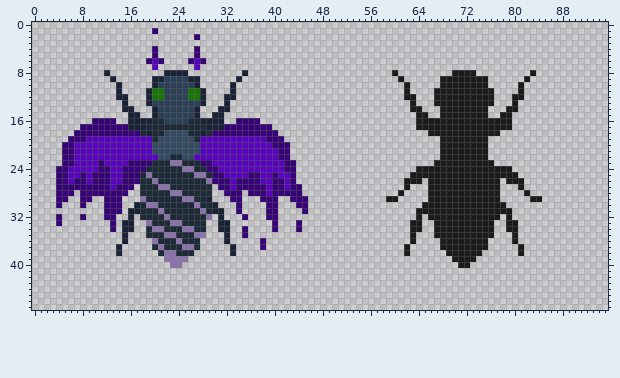
Sprite sheet, stored at sprites/bees/void_bee_hd.png. Above, as it was before the edit.
The file is 96x48 pixels.
Once edited:
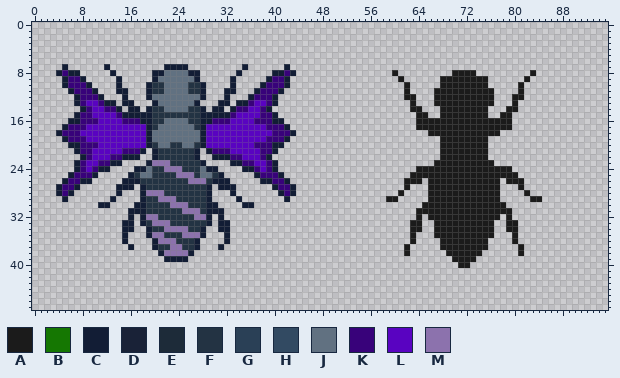
Palette (. is transparent): A #1b1b1b  B #157702  C #121d35  D #192237  E #1d2b39  F #233343  G #2a4056  H #324a62  J #617181  K #38027a  L #5903c1  M #8c72ad
What changed:
Changed rows in their new state; - is an unchanged pixel.
first column x 4:
 1 ----------------.-------------------------
 2 -----------------------.------------------
 4 ----------------.------.------------------
 5 ----------------.------.------------------
 6 ---------------...----...-----------------
 7 -C------C-------.-CCCC-.-------C------C---
 8 CKCC----.C------CCJJJJCC------C.----CCKC--
 9 -CKKC----.C-----CJJJJJJC-----C.----CKKC---
10 -CKKKC----C----CFFJJJJFFC----C----CKKKC---
11 --CKKKC---CC---CFFJJJJFFC---CC---CKKKC----
12 ---CKKKC--.C---CJJJJJJJJC---C.--CKKKC-----
13 ---CKLLKCC-CC--.CJJJJJJC.--CC-CCKLLKC-----
14 ----CKLLKKC.CC-CFFJJJJFFC-CC.CKKLLKC------
15 ---CKKLLLLKCCCCCFFFFFFFFCCCCCKLLLLKKC-----
16 --CCKK-LLLLKKKCCFFJJJJFFCCKKKLLLL-KKCC----
17 -CKK-LLLLLLLLLLCFJJJJJJFCLLLLLLLLLL-KKC---
18 CKK-LLLLLLLLLLLCJJJJJJJJCLLLLLLLLLLL-KKC--
19 -C-------------CJJJJJJJJC-------------C---
20 -.CCKKK--------CFJJFFJJFC--------KKKCC.---
21 -..CKK-----KKKC.CFFFFFFC.CKKK-----KKC..---
22 -...CK---KKCCC..CFFFFFFC..CCCKK---KC...---
23 -..CK---KCC....CMMMFFFFFC....CCKK--KC...--
24 ...CK-KCC....CCJFFMMMFFFJCC....CCK-KC...--
25 ..CK-KC.....CFJJFFFFMMMFJJFC.....CKK-C..--
26 .CK-CC.....CCCFFFFFFFFMMMFCCC.....CC--C.--
27 C--C......CCC-CFFFFFFFFFFC-CCC......C-KC.-
28 C-C-......C.--CMMMFFFFFFFC--.C.-.....C-C.-
29 .C--..--.C.---CFFMMMFFFFFC---.C---...-C...
30 .---.--CC..--CCFFFFMMMFFFCC---.CC--..---..
31 --------...-CCCFFFFFFMMMFCCC--.----..----.
32 .---.---..--C-CMMFFFFFFMMC-C---.---..-----
33 .--------.-CC-CFMMMFFFFFFC-CC-------.---.-
34 ---------.-CC--CFFMMM-FFC--CC--.----.---.-
35 -----------C---CMMFFFMM-C---C--.----------
36 -----------C----CMMMFFFC----C-----.-------
37 ----------.-C---CFFMMFFC---C-.----.-------
38 ----------.------C--MMC------.------------
39 ------------------CCCC--------------------
40 -------------------..---------------------
Boxes around the changes in both pictures, in picture pixels (x1, y1, x2, y2):
changed: (56, 28, 308, 268)
